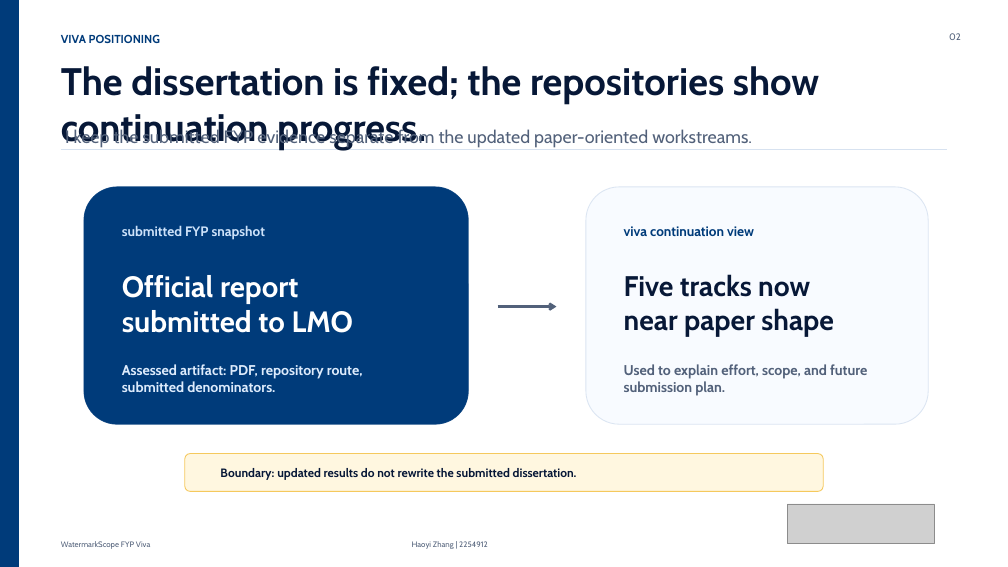
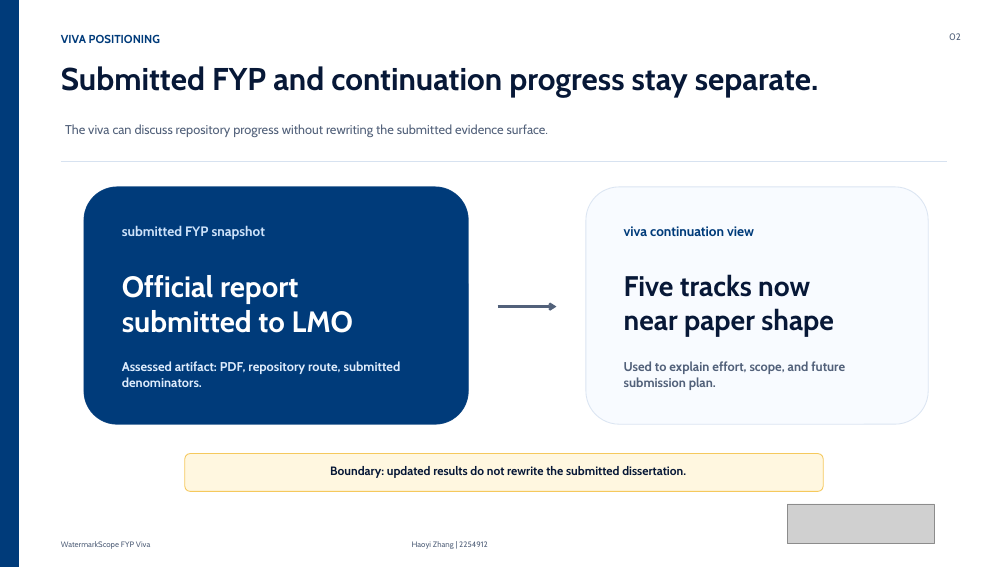
Before and after one commit to Haoyi-Zhang/WatermarkScope, a slide deck: slide 2 of docs/WatermarkScope_FYP_Viva.pptx. Drawn at 1008x567 pixels with LibreOffice and Linux fonts; fonts in the diff are those of the drawing; grey boxes stand for pictures. Boxes give left, top, right and bottom in pixels: in the first picture for what was removed or moved away, otherwise in the second. Text is boxed around its words. In the diff, an @@ line names an element or a change of style, - is before the commit and + after.

Commit message:
Fix viva deck slide alignment

```diff
--- a/docs/WatermarkScope_FYP_Viva.pptx
+++ b/docs/WatermarkScope_FYP_Viva.pptx
@@ text at <box>61,66,819,97</box>: text changed; size 36.5 to 30 pt @@
-The dissertation is fixed; the repositories show continuation progress.
+Submitted FYP and continuation progress stay separate.
@@ text at <box>65,124,548,137</box>: text changed; size 17 to 12.2 pt @@
-I keep the submitted FYP evidence separate from the updated paper-oriented workstreams.
+The viva can discuss repository progress without rewriting the submitted evidence surface.
@@ line moved from (61, 149) - (948, 149) to (61, 162) - (948, 162) @@
@@ text "Assessed artifact: PDF, repository route, ..." at <box>122,361,401,387</box>: size 13.5 to 12.2 pt @@
@@ text "Used to explain effort, scope, ..." at <box>624,361,845,390</box>: size 13.5 to 12.2 pt @@
@@ text "Boundary: updated results do not ..." at <box>330,466,686,478</box>: alignment left to centre @@
```
Also in this commit, not shown: 14 other slides changed.
